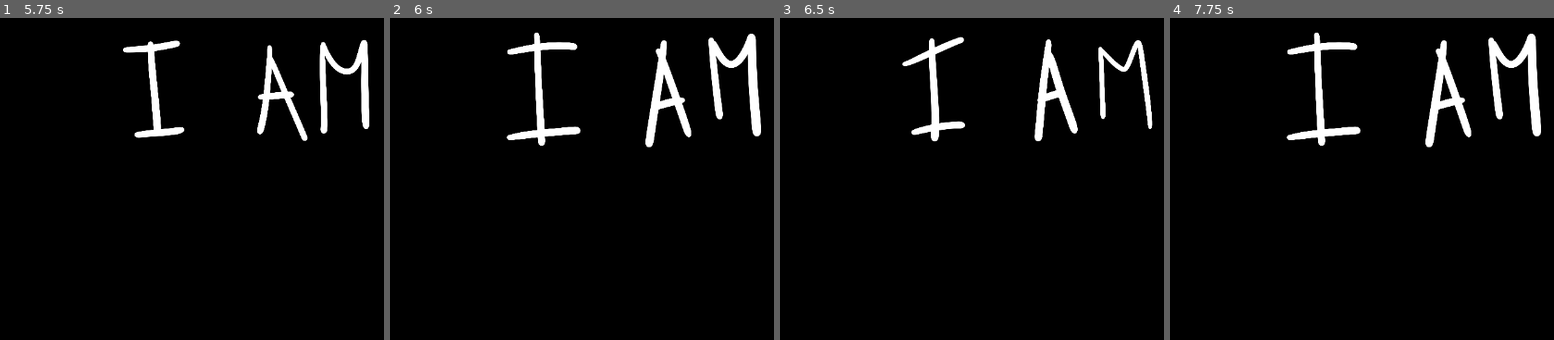
Above: before the commit, frames 1-4 (left to right).
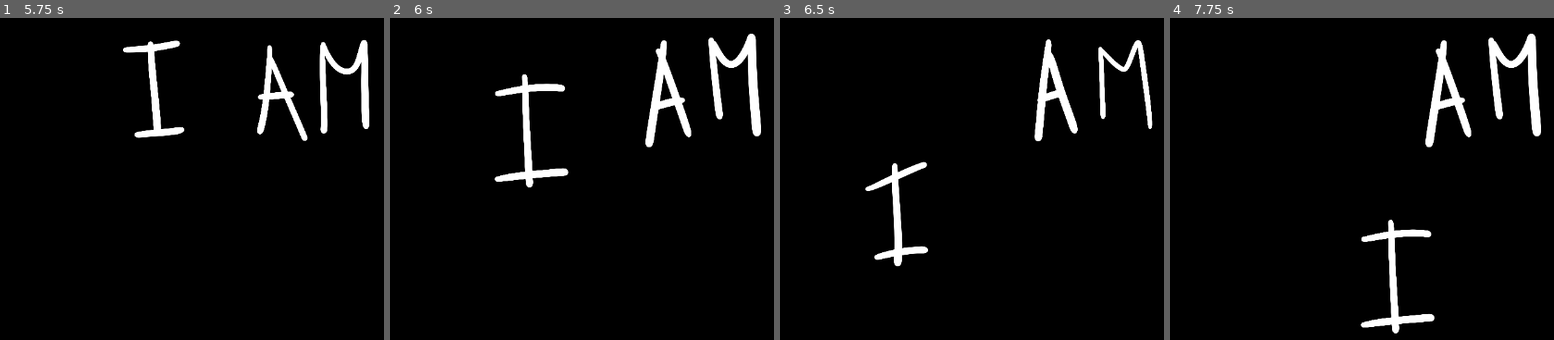
Above: after the commit, the same moments.

Repository: mtang8264/I_AM
Game: Godot game, scene res://Scenes/Menu.tscn
The game is run twice, just before and just after one commit, with the same random seed, the same clock (stepped at 60 frames per second) and the same inputs.
Inputs (mouse positions are in pixels of both pictures, inside the frame that each line leads up to):
- Up to frame 1 (5.75 s): move the mouse to (outside the picture) at 0.52 s; click (outside the picture) at 0.67 s; drag from (138, 185) to (249, 246) at 1.27 s; move the mouse to (357, 72) at 2.02 s; click (357, 72) at 2.17 s; drag from (249, 246) to (61, 101) at 2.77 s; move the mouse to (outside the picture) at 3.52 s; click (outside the picture) at 3.67 s; drag from (61, 101) to (172, 59) at 4.27 s; move the mouse to (322, 162) at 5.02 s; click (322, 162) at 5.17 s
- Up to frame 2 (6 s): drag from (562, 59) to (528, 185) at 5.77 s
- Up to frame 3 (6.5 s): no input
- Up to frame 4 (7.75 s): move the mouse to (outside the picture) at 6.52 s; click (outside the picture) at 6.67 s; drag from (1308, 185) to (1419, 246) at 7.27 s

Frame 1 is identical in both runs. In frame 2, 2.7% of the frame differs, in the area x 27-50%, y 4-53%; in frame 3, 2.4%; in frame 4, 2.9%, in the area x 30-69%, y 4-98%.

Commit message:
Added the ability to drag objects

Diff:
--- a/i_am/Scripts/CNDObjectController.gd
+++ b/i_am/Scripts/CNDObjectController.gd
@@ -9,19 +9,23 @@
 var bound_top: float
 var bound_bottom: float
 
+var held: bool = false
+var held_starting_mouse_offset: Vector2 = Vector2.ZERO
+
 func _ready():
 	assign_child_variables()
 	calculate_bounds()
 
 func _process(delta):
+	drag()
 	calculate_bounds()
+	if not Input.is_mouse_button_pressed(MOUSE_BUTTON_LEFT):
+		release()
 
 func _input(event):
-	if event is InputEventMouseButton:
-		if Input.is_mouse_button_pressed(MOUSE_BUTTON_LEFT) and event.as_text() == "Left Mouse Button":
-			if is_point_inbounds(event.position.x, event.position.y):
-				print("Inbound touch on obj ", name, " at position ", event.position)
-			#print(event.position)
+	if is_input_event_mouse_down_on_obj(event):
+		#print("Inbound mousedown on obj ", name, " at position ", event.position)
+		hold(event.position)
 
 func assign_child_variables():
 	body = find_children("*", "StaticBody2D")[0]
@@ -37,5 +41,28 @@
 	bound_bottom = position.y + rect.end.y
 	#print(bound_left, bound_right, bound_top, bound_bottom)
 
-func is_point_inbounds(x: float, y: float):
-	return x >= bound_left and x <= bound_right and y >= bound_top and y <= bound_bottom
+func is_point_inbounds(point: Vector2):
+	return point.x >= bound_left and point.x <= bound_right and point.y >= bound_top and point.y <= bound_bottom
+
+func is_input_event_mouse_down_on_obj(event):
+	if event is InputEventMouseButton:
+		if Input.is_mouse_button_pressed(MOUSE_BUTTON_LEFT) and event.as_text() == "Left Mouse Button":
+			if is_point_inbounds(event.position):
+				return true
+	return false
+
+func hold(mouse_pos: Vector2):
+	# Set the held variable to true
+	held = true
+	# Record the mouse position at the moment the object begins being held
+	held_starting_mouse_offset = position - mouse_pos
+
+func release():
+	held = false
+	held_starting_mouse_offset = Vector2.ZERO
+
+func drag():
+	if not held:
+		return
+	var mouse_pos = get_viewport().get_mouse_position()
+	position = mouse_pos + held_starting_mouse_offset
